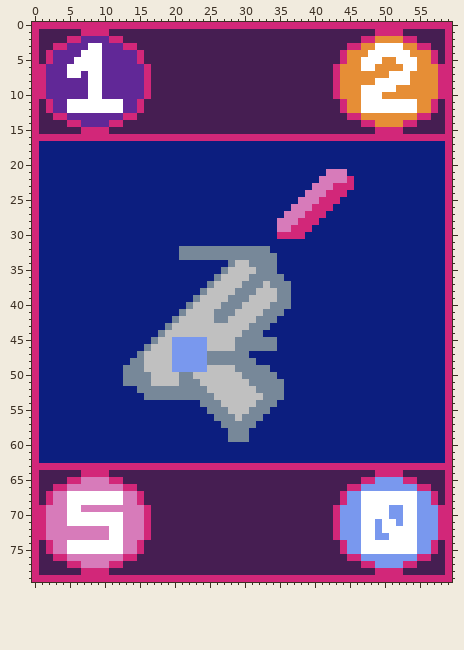
Two versions of one sprite sheet, client/asset/sprite/cardgun.png. The picture above was drawn from the file before the commit.
The file is 60x80 pixels.
The result:
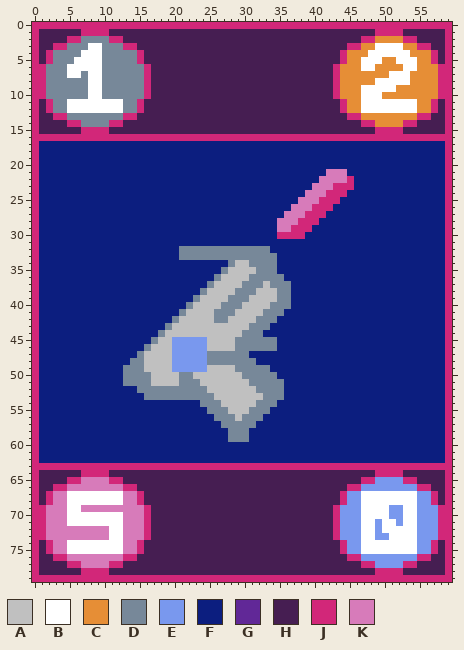
Palette (. is transparent): A #c0c0c0  B #ffffff  C #e68e36  D #778899  E #7998ee  F #0c1e7f  G #612897  H #461e52  J #d22779  K #d77bba
What changed:
Colour D replaces colour G in row 2 at x 7 to 10; in row 3 at x 5 to 7 and 10 to 12; in row 4 at x 3 to 6 and 10 to 14; in row 5 at x 3 to 5 and 10 to 14; in row 6 at x 2 to 4 and 10 to 15; in row 7 at x 2 to 4, 7 and 10 to 15.
Colour D replaces colour G in rows 8 to 10 at x 2 to 7 and 10 to 15; in rows 11 to 12 at x 3 to 4 and 13 to 14; in row 13 at x 5 to 12; in row 14 at x 7 to 10.
